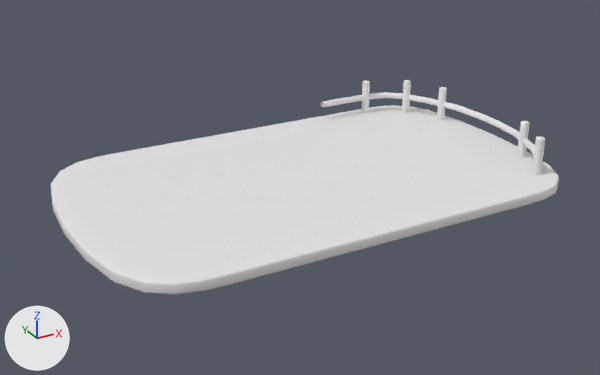
The FBX model GGJ2025/_SourceAssets/SM_MainWagon_Floor.fbx, before and after one commit.
Both versions are drawn from a camera (50 mm lens) standing at (-3.37, -6.03, 2.89) and looking at (-0.13, -0.14, -0.05). Arrows for +X, +Y and +Z are at lower left; the lights stay in place.

Names of what the first picture shows: 'SM_MainWagon_Floor'.
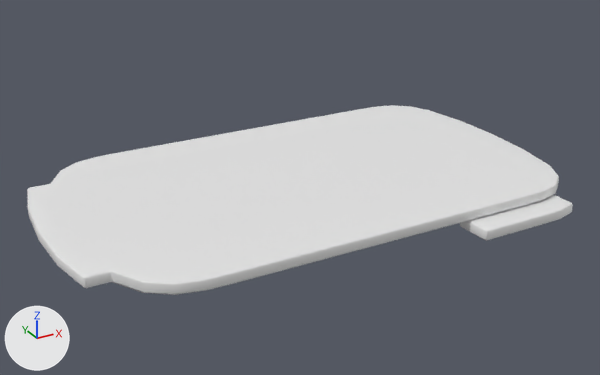
Where the newer file only moved an object's origin or applied its transform, the numbers keep the older frame.

Location of each change, (x1, y1, x2, y2) in pixels of the pictures (600 x 375 px):
```json
{"object": "SM_MainWagon_Floor", "change": "reshaped", "before": [51, 80, 559, 295], "after": [27, 105, 573, 295], "on screen": "7% wider, 12% shorter"}
{"part": 1, "of": "me_cube_146", "change": "added", "after": [460, 195, 573, 241]}
{"part": 2, "of": "me_cube_146", "change": "deleted", "before": [321, 80, 545, 175]}
{"part": 3, "of": "me_cube_146", "change": "built on", "before": [51, 171, 144, 293], "after": [27, 171, 144, 293]}
```

Scene script edits in JSON lines:
```json
{"block": "me_cube_146", "where": "# used by ob_sm_mainwagon_floor; location = (0.0, 0.0, 0.0)"}
{"op": "remove", "block": "me_cube_146", "code": "me_cube_146.from_pydata(...)  # 942 vertices, 858 faces; spans x -2.17..2.18, y -1.33..1.33, z -0.1..0.35"}
{"op": "add", "block": "me_cube_146", "code": "me_cube_146.from_pydata(...)  # 384 vertices, 388 faces; spans x -2.37..2.18, y -1.53..1.33, z -0.2..0.0"}
{"block": "me_cube_146", "change": "me_cube_146 part 1: a new loose piece of 56 vertices spanning x 0.8..1.82, y -1.53..-1.15, z -0.2..-0.1"}
{"block": "me_cube_146", "change": "me_cube_146 part 2: 6 loose pieces with 636 vertices, spanning x 0.88..2.12, y -1.05..1.25, z -0.06..0.35, are deleted"}
{"block": "me_cube_146", "change": "me_cube_146 part 3"}
{"block": "me_cube_146", "change": "8 vertices are removed from x -2.14..-2.03, y -0.91..0.91, z -0.1..0.0"}
{"block": "me_cube_146", "change": "20 faces are deleted"}
{"block": "me_cube_146", "change": "12 vertices move from x -2.17..-2.05, y -0.89..0.89, z -0.1..0.0 to x -2.35..-2.04, y -0.91..0.91, z -0.1..0.0"}
{"block": "me_cube_146", "change": "24 vertices are added at x -2.37..-2.06, y -0.89..0.89, z -0.1..0.0"}
{"block": "me_cube_146", "change": "6 new vertices lie (0.0, 0.0, 0.06) away from vertices in x -2.26..-2.07, y -0.89..0.89, z -0.08"}
{"block": "me_cube_146", "change": "46 new faces join them"}
```
